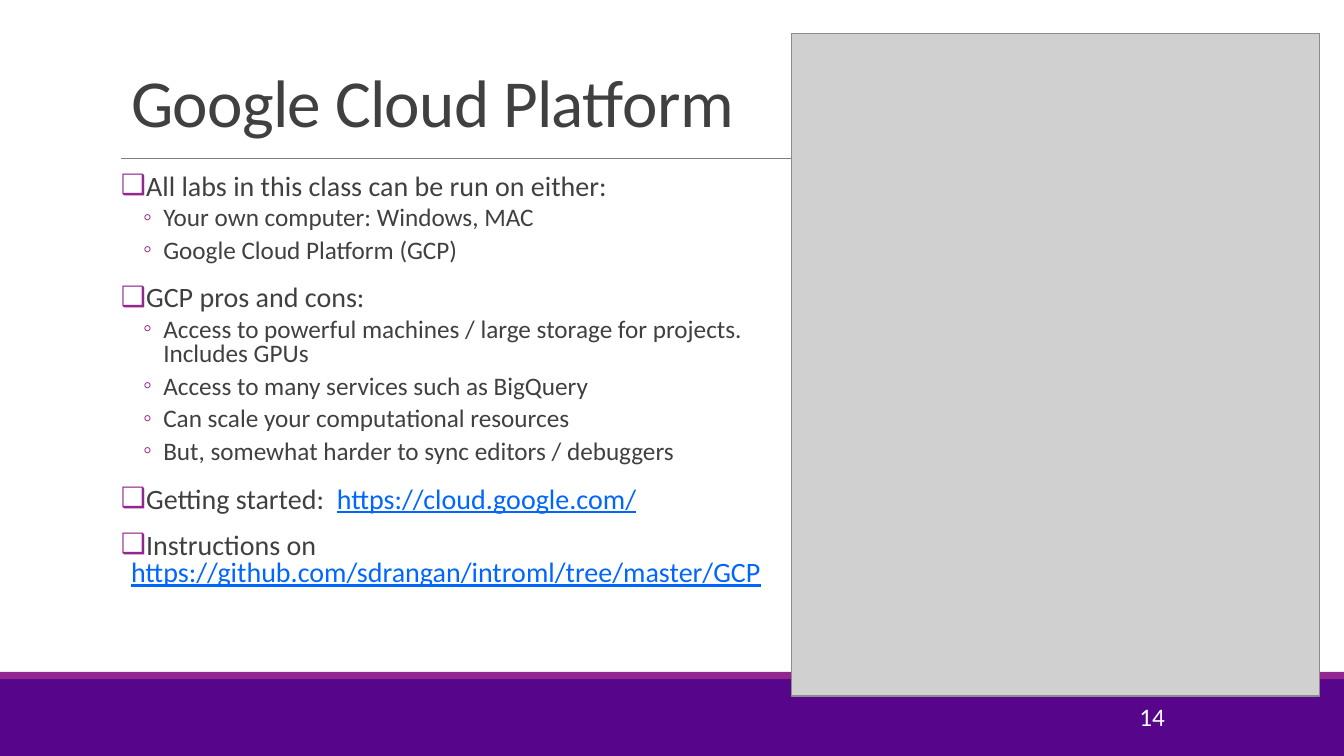
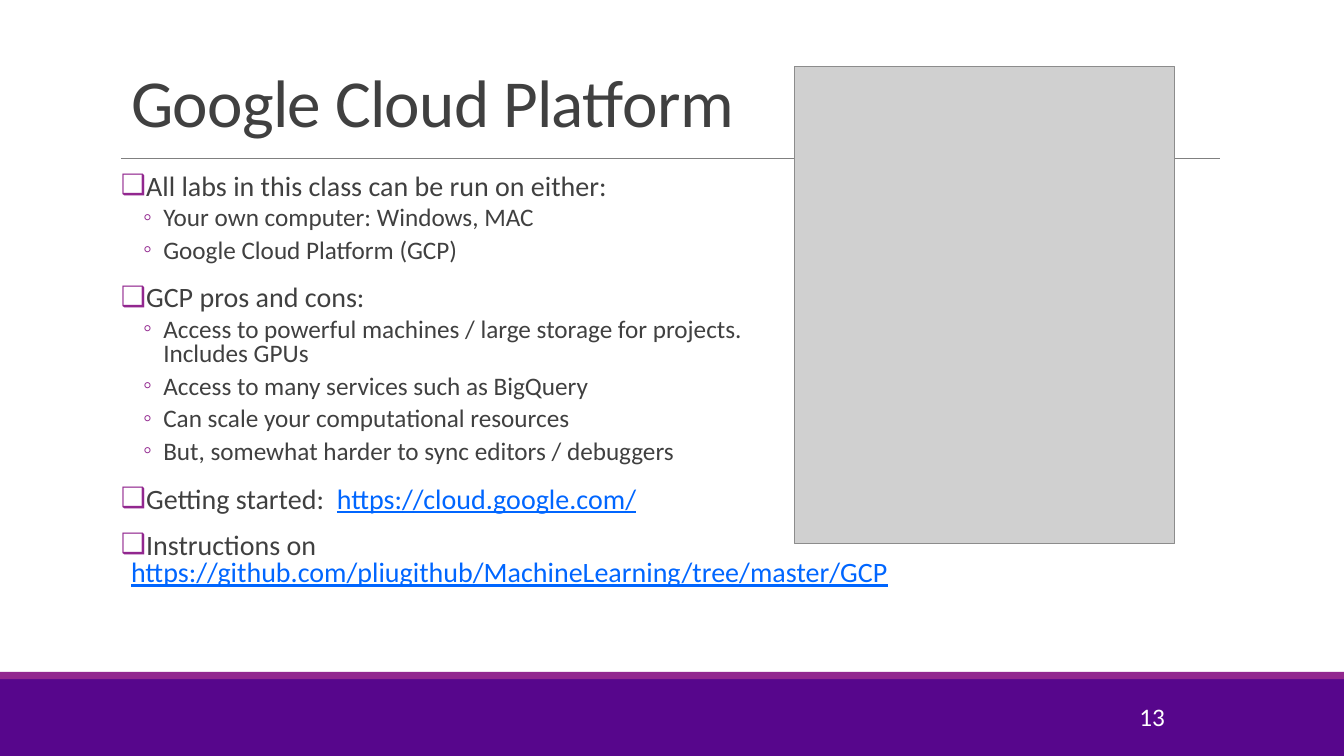
Before and after one commit to pliugithub/MachineLearning, a slide deck: slide 13 of lectures/CourseAdmin.pptx (slide 14 before the commit). Drawn at 1344x756 pixels with LibreOffice and Linux fonts; fonts in the diff are those of the drawing; grey boxes stand for pictures; background and template pictures are left out. Boxes give left, top, right and bottom in pixels: in the first picture for what was removed or moved away, otherwise in the second. Text is boxed around its words. In the diff, an @@ line names an element or a change of style, - is before the commit and + after.

```diff
--- a/lectures/CourseAdmin.pptx
+++ b/lectures/CourseAdmin.pptx
@@ picture: place and size @@
-picture at <box>792,33,1321,696</box>
+picture at <box>795,67,1176,544</box>
@@ text at <box>131,535,887,587</box>: text changed @@
-❑ Instructions on
-  https://github.com/sdrangan/introml/tree/master/GCP
+❑ Instructions on
+  https://github.com/pliugithub/MachineLearning/tree/master/GCP
@@ page number at <box>1139,709,1165,726</box>: text changed @@
-14
+13
```
Also in this commit, not shown: 4 other slides changed, 10 other files.
